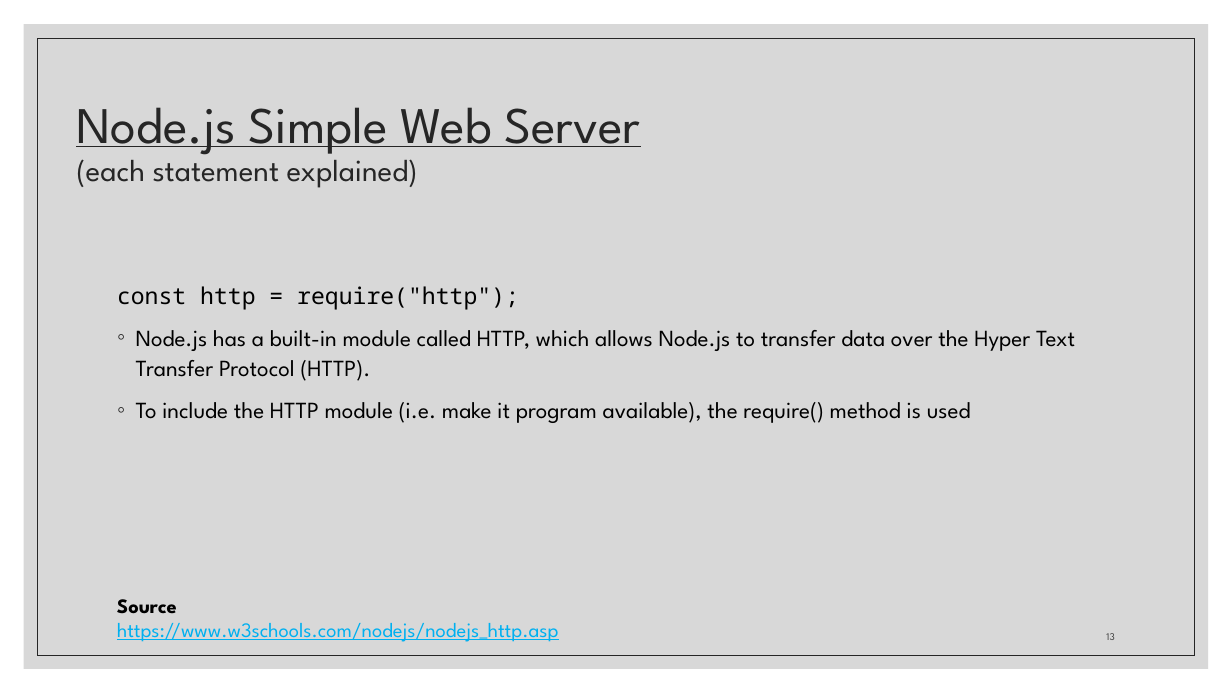
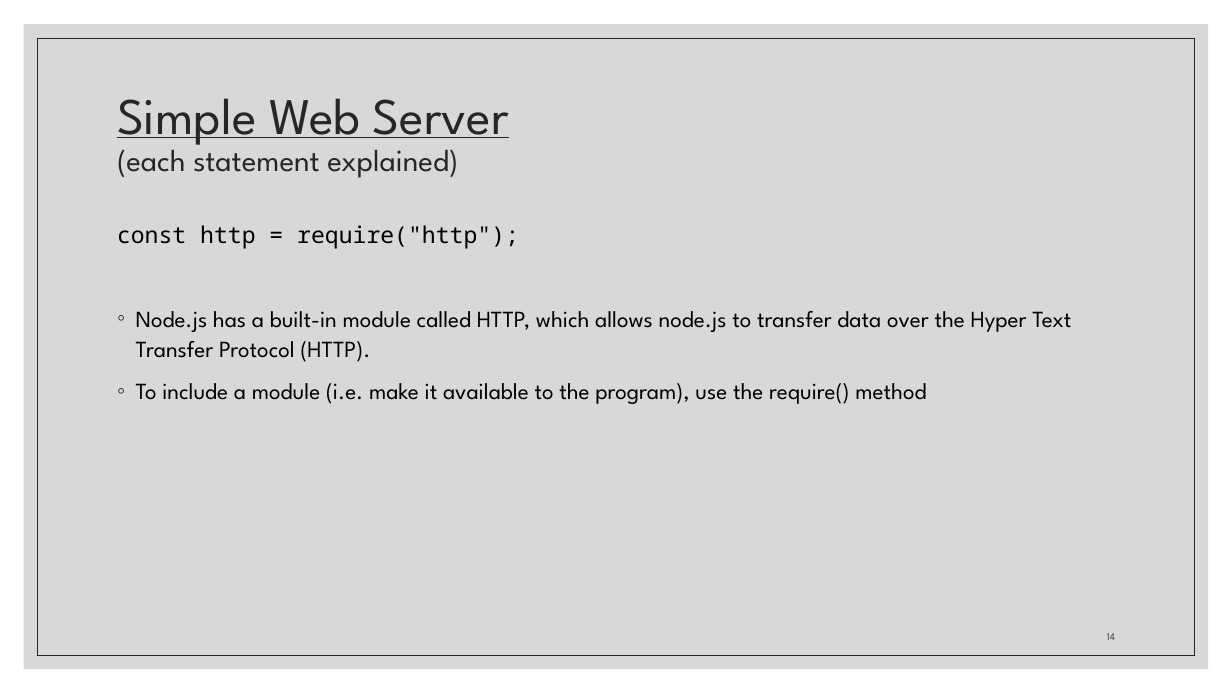
Before and after one commit to zackstotts/base-node-curriculum, a slide deck: slide 14 of unit_01/slides/Unit01-PartI.pptx (slide 13 before the commit). Drawn at 1232x693 pixels with LibreOffice and Linux fonts; fonts in the diff are those of the drawing. Boxes give left, top, right and bottom in pixels: in the first picture for what was removed or moved away, otherwise in the second. Text is boxed around its words. In the diff, an @@ line names an element or a change of style, - is before the commit and + after.

```diff
--- a/unit_01/slides/Unit01-PartI.pptx
+++ b/unit_01/slides/Unit01-PartI.pptx
@@ title at (117, 98, 509, 178): text changed @@
-Node.js Simple Web Server
-(each statement explained)
+Simple Web Server
+(each statement explained)
@@ text "const http = require("http");": place and size @@
-text "const http = require("http");" at (117, 286, 1075, 423)
+text "const http = require("http");" at (117, 225, 1071, 404)
@@ text at (136, 311, 1071, 404): text changed @@
-◦ Node.js has a built-in module called HTTP, which allows Node.js to transfer data over the Hyper Text Transfer Protocol (HTTP).
-◦ To include the HTTP module (i.e. make it program available), the require() method is used
+◦ Node.js has a built-in module called HTTP, which allows node.js to transfer data over the Hyper Text Transfer Protocol (HTTP).
+◦ To include a module (i.e. make it available to the program), use the require() method
@@ text removed at (117, 599, 559, 642) @@
-Source
-https://www.w3schools.com/nodejs/nodejs_http.asp
@@ page number at (1107, 633, 1115, 640): text changed @@
-13
+14
```
Also in this commit, not shown: 15 other slides changed, 6 slides added, 3 slides removed.
